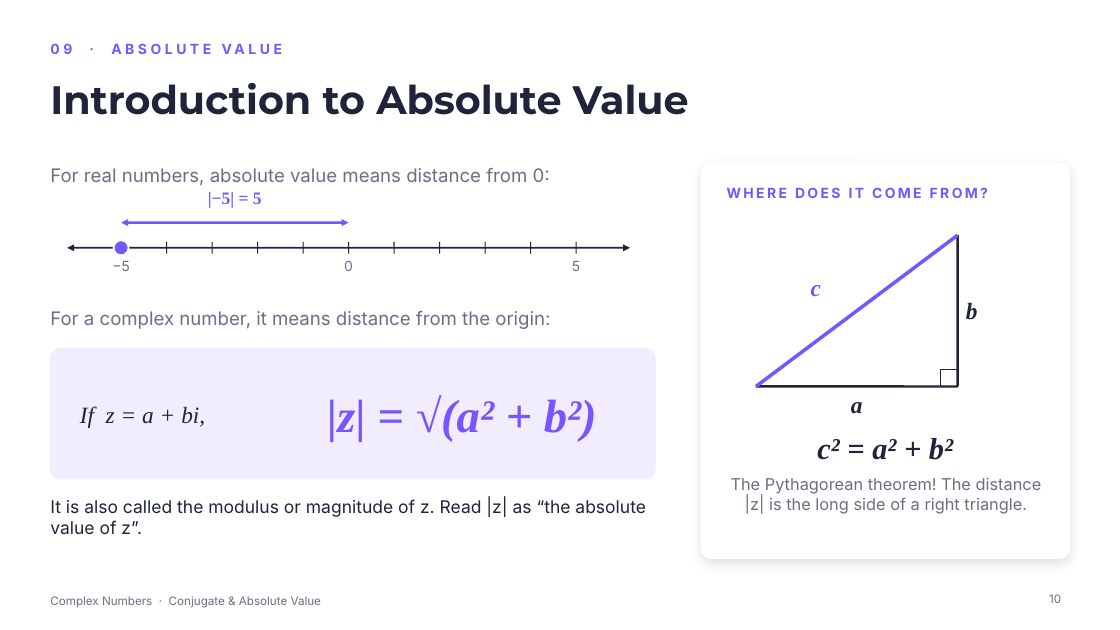
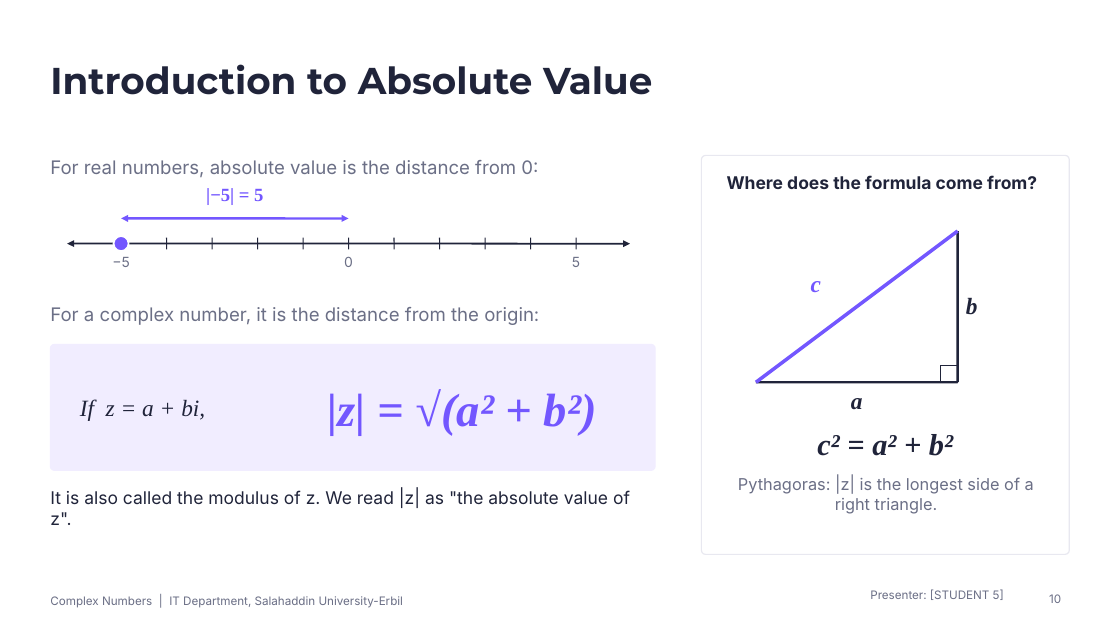
Before and after one commit to qaessafty-arch/shalaw, a slide deck: slide 10 of Complex_Numbers_Conjugate_and_Absolute_Value.pptx. Drawn at 1120x630 pixels with LibreOffice and Linux fonts; fonts in the diff are those of the drawing; background and template pictures are left out. Boxes give left, top, right and bottom in pixels: in the first picture for what was removed or moved away, otherwise in the second. Text is boxed around its words. In the diff, an @@ line names an element or a change of style, - is before the commit and + after.

```diff
--- a/Complex_Numbers_Conjugate_and_Absolute_Value.pptx
+++ b/Complex_Numbers_Conjugate_and_Absolute_Value.pptx
@@ title "Introduction to Absolute Value": place and size @@
-title "Introduction to Absolute Value" at (50,83,689,115)
+title "Introduction to Absolute Value" at (50,64,652,95)
@@ title "Introduction to Absolute Value" at (50,64,652,95): size 34 to 32 pt @@
@@ text removed at (50,43,72,54) @@
-09 · ABSOLUTE VALUE
@@ text at (50,160,538,177): text changed @@
-For real numbers, absolute value means distance from 0:
+For real numbers, absolute value is the distance from 0:
@@ rounded rectangle: place and size @@
-rounded rectangle at (702,164,1070,559)
+rounded rectangle at (702,155,1070,555)
@@ rounded rectangle at (702,155,1070,555): outline #FFFFFF 1 pt to #E8E8F0 1 pt; shadow off; proportions changed @@
@@ text at (727,175,1037,189): text changed; size 12 to 15 pt; text colour #7357FF to #20243A @@
-WHERE DOES IT COME FROM?
+Where does the formula come from?
@@ text "|−5| = 5" at (206,188,263,205): size 15 to 16 pt @@
@@ text at (50,307,539,325): text changed @@
-For a complex number, it means distance from the origin:
+For a complex number, it is the distance from the origin:
@@ 14 lines, 9 texts, 2 double arrows, 1 ellipse, 1 rectangle, 1 rounded rectangle: place and size @@
-14 lines, 9 texts, 2 double arrows, 1 ellipse, 1 rectangle, 1 rounded rectangle at (50,223,978,479)
+14 lines, 9 texts, 2 double arrows, 1 ellipse, 1 rectangle, 1 rounded rectangle at (50,218,978,471)
@@ rounded rectangle at (50,344,655,471): proportions changed @@
@@ text at (738,477,1034,514): text changed @@
-The Pythagorean theorem! The distance |z| is the long side of a right triangle.
+Pythagoras: |z| is the longest side of a right triangle.
@@ text at (50,490,630,525): text changed @@
-It is also called the modulus or magnitude of z. Read |z| as “the absolute value of z”.
+It is also called the modulus of z. We read |z| as "the absolute value of z".
@@ text at (50,596,403,608): text changed @@
-Complex Numbers · Conjugate & Absolute Value
+Complex Numbers | IT Department, Salahaddin University-Erbil
@@ text added at (870,589,1004,600), 10 pt, text #6B6F86 @@
+Presenter: [STUDENT 5]
```
Also in this commit, not shown: 17 other slides changed, 6 other files.
